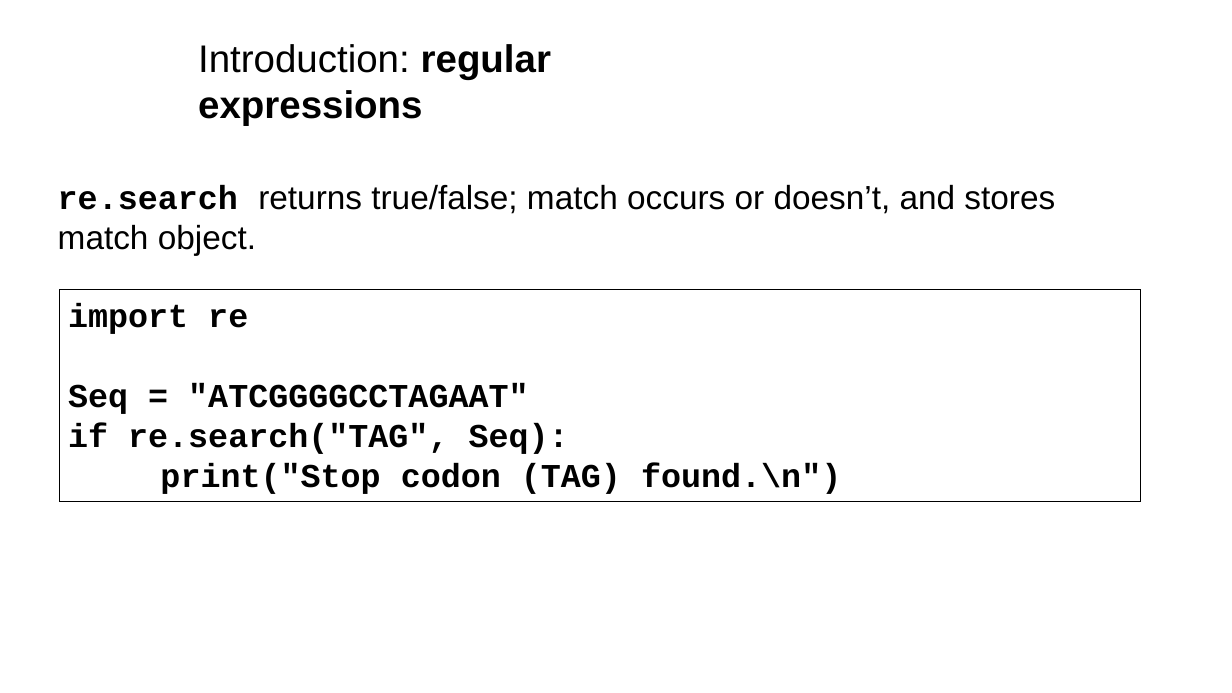
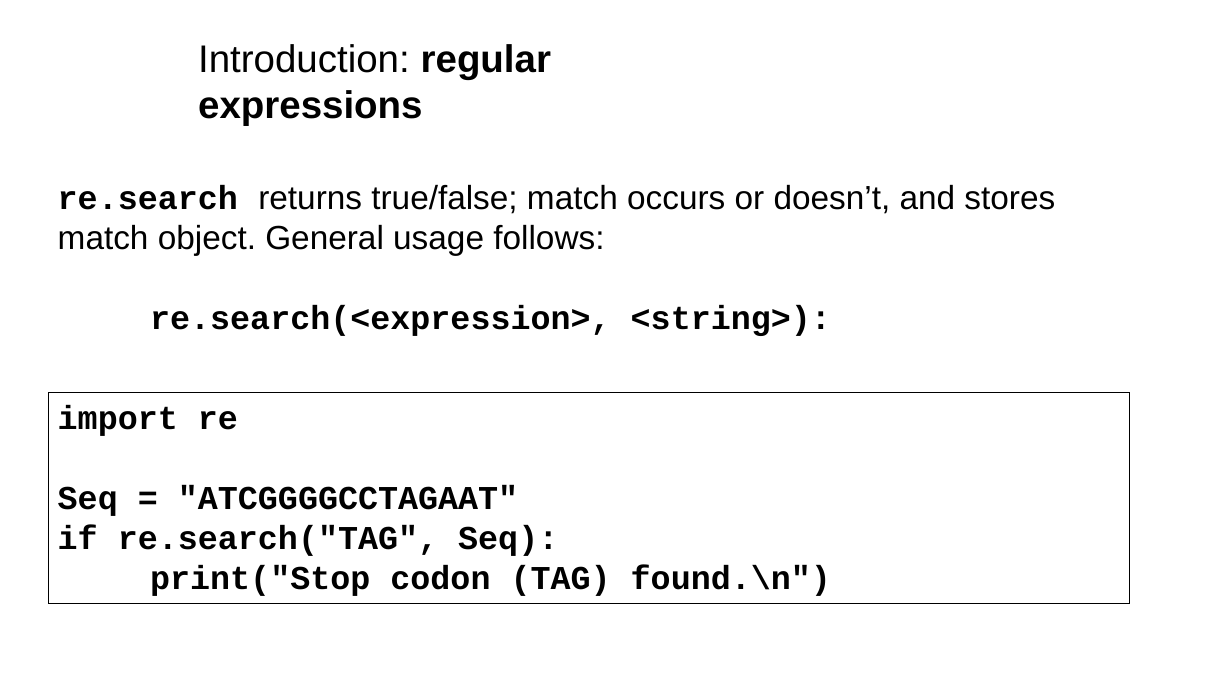
Before and after one commit to tparchman/F24_BIOL792, a slide deck: slide 9 of week9_python4/week9_python4.pptx. Drawn at 1232x693 pixels with LibreOffice and Linux fonts; fonts in the diff are those of the drawing. Boxes give left, top, right and bottom in pixels: in the first picture for what was removed or moved away, otherwise in the second. Text is boxed around its words. In the diff, an @@ line names an element or a change of style, - is before the commit and + after.

```diff
--- a/week9_python4/week9_python4.pptx
+++ b/week9_python4/week9_python4.pptx
@@ text at bbox=[58, 184, 1055, 336]: text changed @@
-re.search returns true/false; match occurs or doesn’t, and stores match object.
+re.search returns true/false; match occurs or doesn’t, and stores match object. General usage follows:
+re.search(<expression>, <string>):
@@ rectangle "import re": place and size @@
-rectangle "import re" at bbox=[59, 290, 1141, 502]
+rectangle "import re" at bbox=[49, 392, 1130, 604]
```
Also in this commit, not shown: 3 other slides changed, 2 other files.
